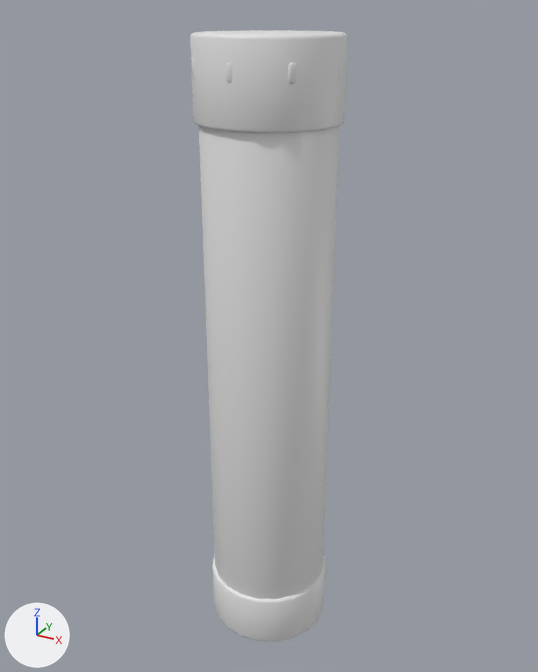
An edit to the glTF model assets/models/soviet/SM_PSND_Flare.glb, drawn before and after from the same camera.
Both versions are drawn from a camera (50 mm lens) standing at (0.111, -0.2018, 0.2157) and looking at (-0.0019, 0.0033, 0.1132). Every picture has the same lights, and +X, +Y and +Z are marked at lower left. The older version comes first. Where no turn or scale is listed for an object, it has been applied to the vertices.

In view in the first picture: 'Cap_Night_Knurled', 'SM_PSND_Flare'.
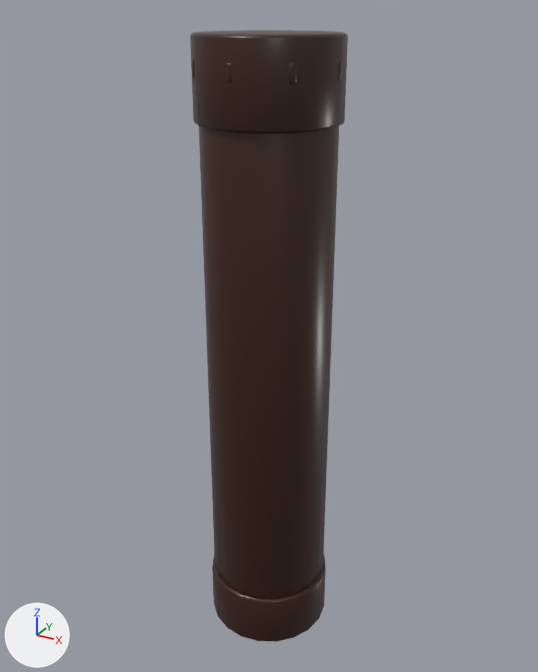
Changed parts and their boxes (x1, y1, x2, y2) in the pictures (538 x 672 px):
'SM_PSND_Flare', recoloured (white to brown): (199, 126, 339, 642) in both
'Cap_Night_Knurled', recoloured (white to brown): (190, 30, 348, 133) in both

The change, as a list of edits to the scene's bpy script:
```text
Change mat_m_carbolite_brown:
    mat_m_carbolite_brown.base_color: (0.8, 0.8, 0.8) -> (0.043, 0.0135, 0.00658)  # white #e7e7e7 -> brown #3a1f13
```
